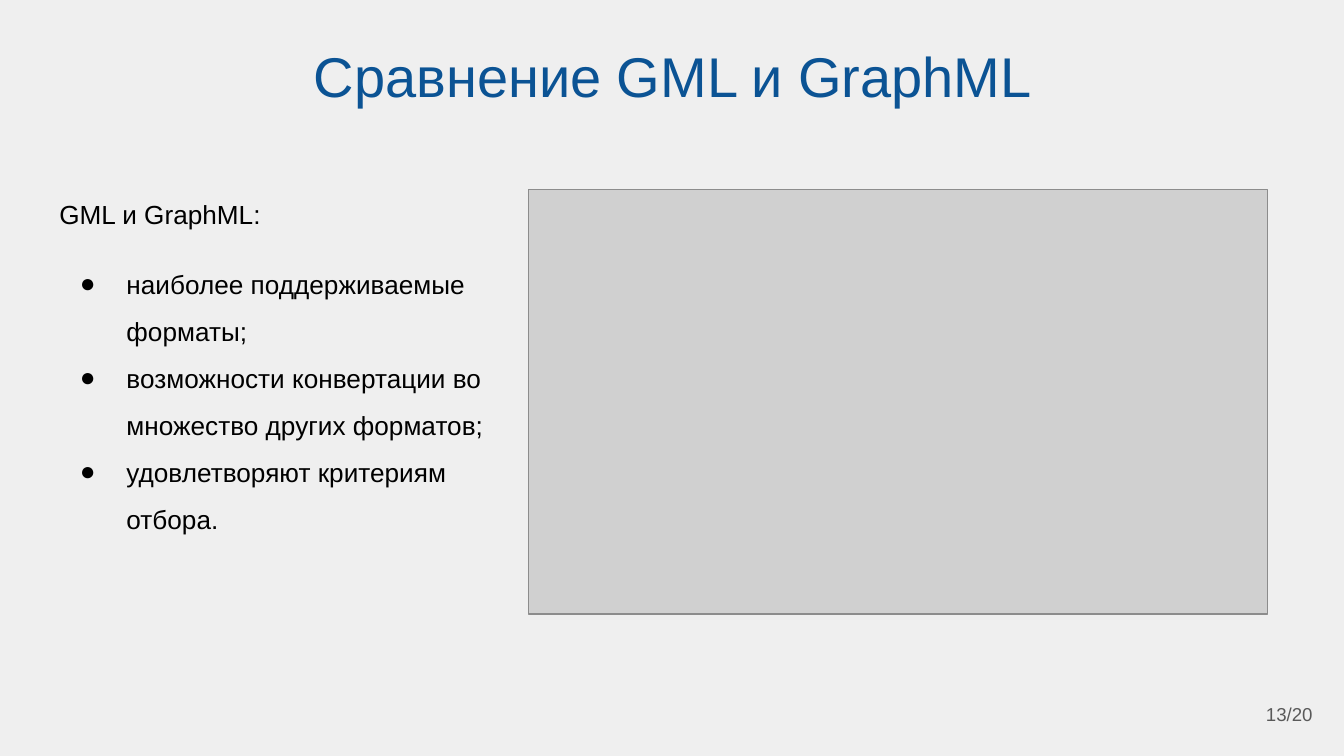
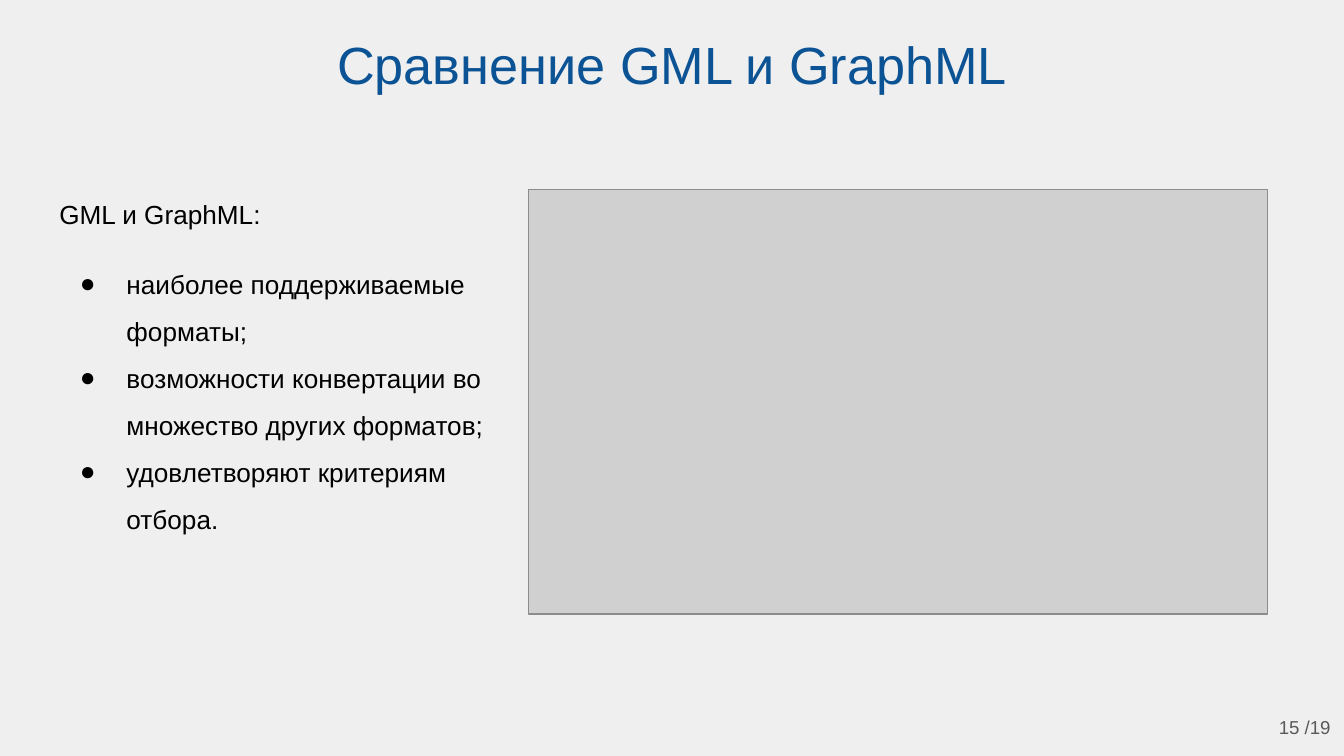
Before and after one commit to Belenkaia/Diagram-visualisation, a slide deck: slide 15 of презентации/МНСК_2.pptx (slide 13 before the commit). Drawn at 1344x756 pixels with LibreOffice and Linux fonts; fonts in the diff are those of the drawing; grey boxes stand for pictures. Boxes give left, top, right and bottom in pixels: in the first picture for what was removed or moved away, otherwise in the second. Text is boxed around its words. In the diff, an @@ line names an element or a change of style, - is before the commit and + after.

```diff
--- a/презентации/МНСК_2.pptx
+++ b/презентации/МНСК_2.pptx
@@ title "Сравнение GML и GraphML" moved from (x1=314, y1=56, x2=1031, y2=107) to (x1=337, y1=46, x2=1007, y2=95) @@
@@ title "Сравнение GML и GraphML" at (x1=337, y1=46, x2=1007, y2=95): size 30 to 28 pt @@
@@ page number removed at (x1=1266, y1=707, x2=1313, y2=721) @@
-13/20
@@ page number added at (x1=1279, y1=720, x2=1331, y2=734), 10 pt, text #595959 @@
+15 /19
```
Also in this commit, not shown: 14 other slides changed, 4 slides added, 33 other files.
